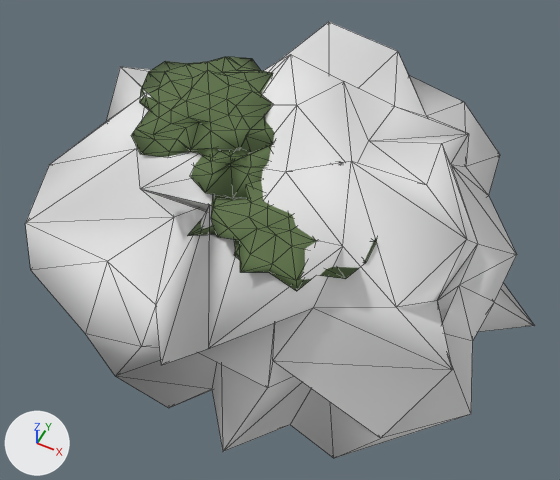
One commit to the glTF model assets/models/rock1.glb: the scene before it, then after it.
One viewpoint serves both versions: a 50 mm camera at (1.11, -2.39, 2.86) aimed at (-0.05, -0.06, -0.05). Every picture has the same lights, and +X, +Y and +Z are marked at lower left. The first picture is the older version. Mesh edges are drawn as thin lines.

The first picture shows 'geometry_0', 'geometry_1'.
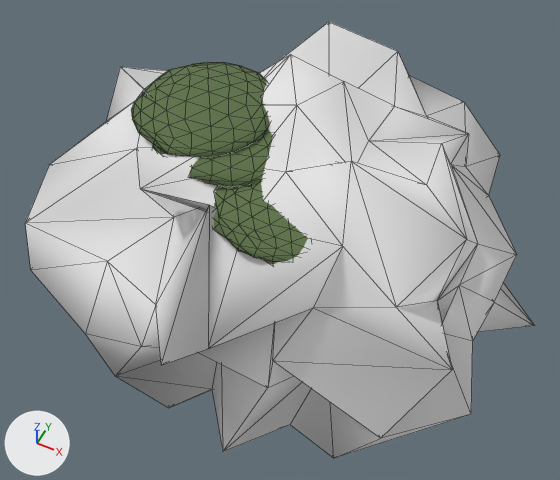
Changed parts and their boxes [x1, y1, x2, y2] in the pictures (560 x 480 px):
'geometry_1', reshaped
    before: [132, 57, 377, 291]
    after: [131, 62, 339, 264]

The change, as a list of edits to the scene's bpy script:
```text
Change me_geometry_1:
    used by ob_geometry_1; location = (0.0, 0.0, 0.0)
    remove me_geometry_1.from_pydata(...)  # 486 vertices, 960 faces; spans x -0.788..0.542, y -0.781..0.342, z 0.483..0.767
    add me_geometry_1.from_pydata(...)  # 486 vertices, 960 faces; spans x -0.712..0.466, y -0.672..0.246, z 0.482..0.751
    me_geometry_1 part 1: 474 of 486 vertices moved; they spanned x -0.788..0.542, y -0.781..0.342, z 0.483..0.767 and now span x -0.712..0.466, y -0.672..0.246, z 0.482..0.751; mean shift (0.001, 0.001, 0.0); largest move (-0.164, -0.022, 0.614) -> (-0.058, 0.084, 0.609)
```
